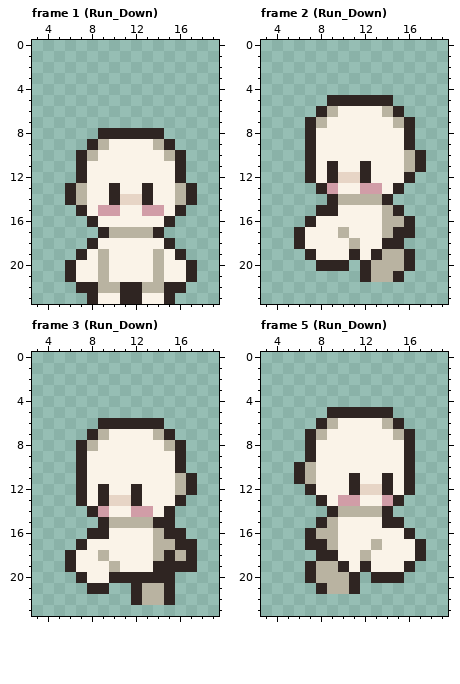
Edited in one commit: pixel-art file (Assets/Enemies/Gnome/Gnome Run.aseprite). The first picture shows the starting point.
24x24 pixels, 30 frames. Shown: frame 1 (Run_Down): x 3..19, y 0..23; frame 2 (Run_Down): x 3..19, y 0..23; frame 3 (Run_Down): x 3..19, y 0..23; frame 5 (Run_Down): x 3..19, y 0..23. The commit also changed other frames, which this record leaves out.
After the commit:
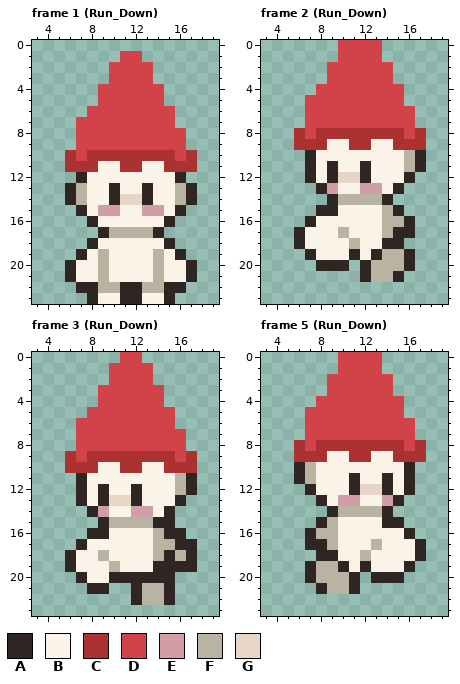
Palette (. is transparent): A #2f2522  B #faf3e8  C #ac3232  D #d14348  E #d19da7  F #b9b3a1  G #e7d5c6
Change:
Frame 1 (Run_Down):
Colour C now appears in rows 10 to 11 at x 6 and 17.
The author changed colour A to colour C in row 11 at x 7 and 16.
The author changed colour B to colour C in row 10 at x 9 to 14; in row 11 at x 8, 11 to 12 and 15.
The author changed colour F to colour C in row 10 at x 8 and 15.
Colour D now appears in row 1 at x 11 to 12; in rows 2 to 3 at x 10 to 13; in rows 4 to 5 at x 9 to 14; in row 6 at x 8 to 15; in row 7 at x 7 to 15; in row 8 at x 7 to 8 and 15 to 16.
Colour D now appears in row 9 at x 7 and 16.
The author changed colour A to colour D in row 8 at x 9 to 14; in row 9 at x 8 and 15; in row 10 at x 7 and 16.
The author changed colour B to colour D in row 9 at x 10 to 13.
The author changed colour F to colour D in row 9 at x 9 and 14.
Frame 2 (Run_Down):
Colour C now appears in rows 8 to 9 at x 6 and 17.
The author changed colour A to colour C in row 9 at x 7 and 16.
The author changed colour B to colour C in row 8 at x 8 to 15; in row 9 at x 8, 11 to 12 and 15.
Colour D now appears in rows 0 to 1 at x 10 to 13; in rows 2 to 3 at x 9 to 14; in row 4 at x 8 to 15; in row 5 at x 7 to 8 and 15; in row 6 at x 7 and 16.
The author changed colour A to colour D in row 5 at x 9 to 14; in row 6 at x 8 and 15; in rows 7 to 8 at x 7 and 16.
The author changed colour B to colour D in row 6 at x 10 to 13; in row 7 at x 9 to 14.
The author changed colour F to colour D in row 6 at x 9 and 14; in row 7 at x 8 and 15.
Frame 3 (Run_Down):
Colour C now appears in rows 9 to 10 at x 6 and 17.
The author changed colour A to colour C in row 10 at x 7 and 16.
The author changed colour B to colour C in row 9 at x 8 to 15; in row 10 at x 8, 11 to 12 and 15.
Colour D now appears in row 0 at x 11 to 12; in rows 1 to 2 at x 10 to 13; in rows 3 to 4 at x 9 to 14; in row 5 at x 8 to 15; in row 6 at x 7 to 8 and 15; in row 7 at x 7 and 16.
The author changed colour A to colour D in row 6 at x 9 to 14; in row 7 at x 8 and 15; in rows 8 to 9 at x 7 and 16.
The author changed colour B to colour D in row 7 at x 10 to 13; in row 8 at x 9 to 14.
The author changed colour F to colour D in row 7 at x 9 and 14; in row 8 at x 8 and 15.
Frame 5 (Run_Down): the same change as frame 2 (Run_Down)
Pixel boxes of the changes (left, top, right, bottom) in both pictures:
changed: (65, 51, 197, 172)
changed: (294, 40, 426, 150)
changed: (65, 352, 197, 473)
changed: (294, 352, 426, 462)
